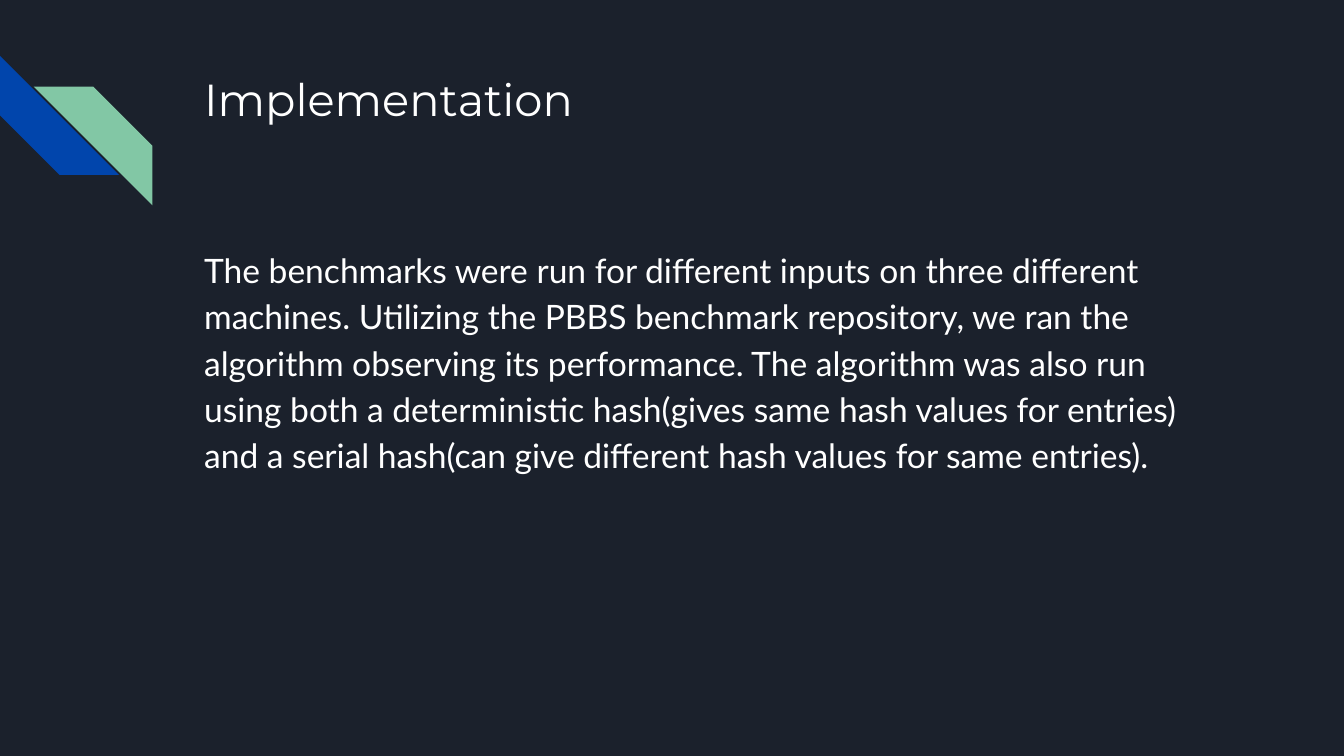
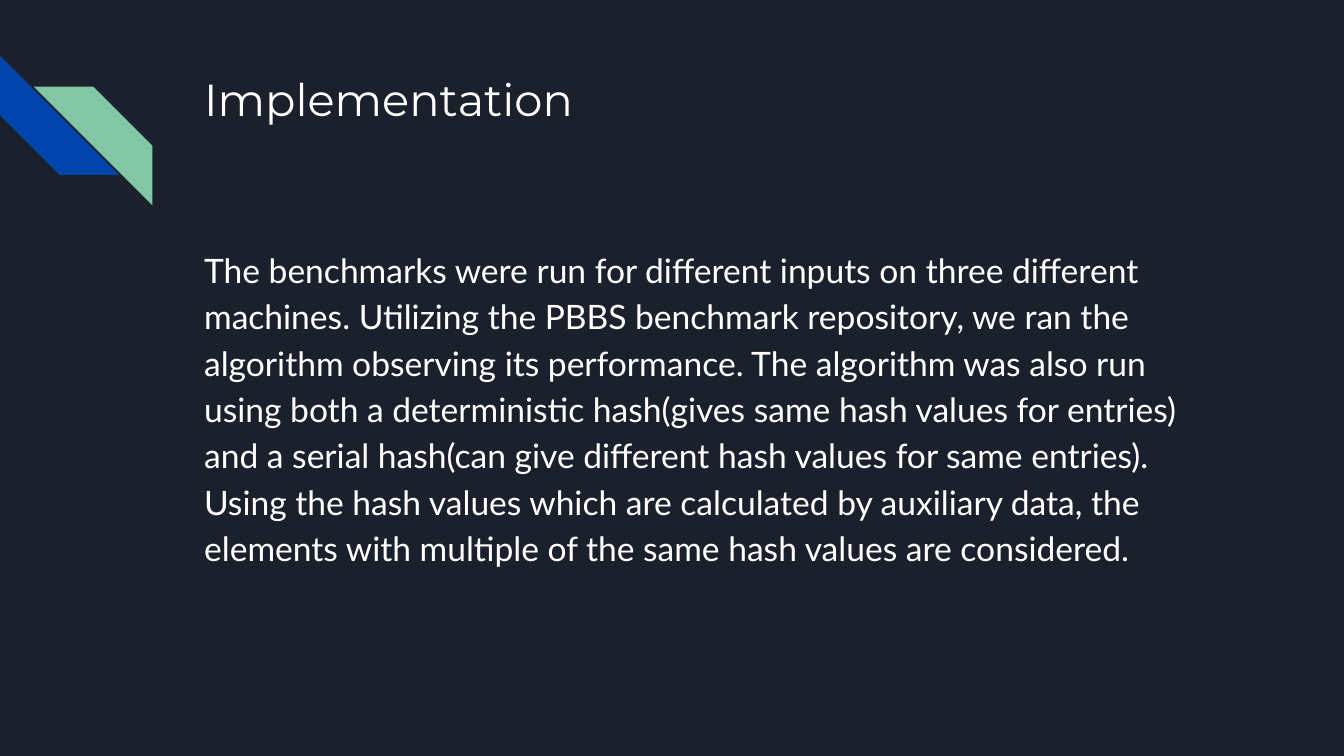
Before and after one commit to AlfredoMayFire/removeDuplicatesAnalysis, a slide deck: slide 3 of Remove Duplicates Benchmark Analysis.pptx. Drawn at 1344x756 pixels with LibreOffice and Linux fonts; fonts in the diff are those of the drawing. Boxes give left, top, right and bottom in pixels: in the first picture for what was removed or moved away, otherwise in the second. Text is boxed around its words. In the diff, an @@ line names an element or a change of style, - is before the commit and + after.

```diff
--- a/Remove Duplicates Benchmark Analysis.pptx
+++ b/Remove Duplicates Benchmark Analysis.pptx
@@ text at [204,258,1176,567]: text changed @@
-The benchmarks were run for different inputs on three different machines. Utilizing the PBBS benchmark repository, we ran the algorithm observing its performance. The algorithm was also run using both a deterministic hash(gives same hash values for entries) and a serial hash(can give different hash values for same entries).
+The benchmarks were run for different inputs on three different machines. Utilizing the PBBS benchmark repository, we ran the algorithm observing its performance. The algorithm was also run using both a deterministic hash(gives same hash values for entries) and a serial hash(can give different hash values for same entries). Using the hash values which are calculated by auxiliary data, the elements with multiple of the same hash values are considered.
```
Also in this commit, not shown: 1 other slide changed, 1 other file.
